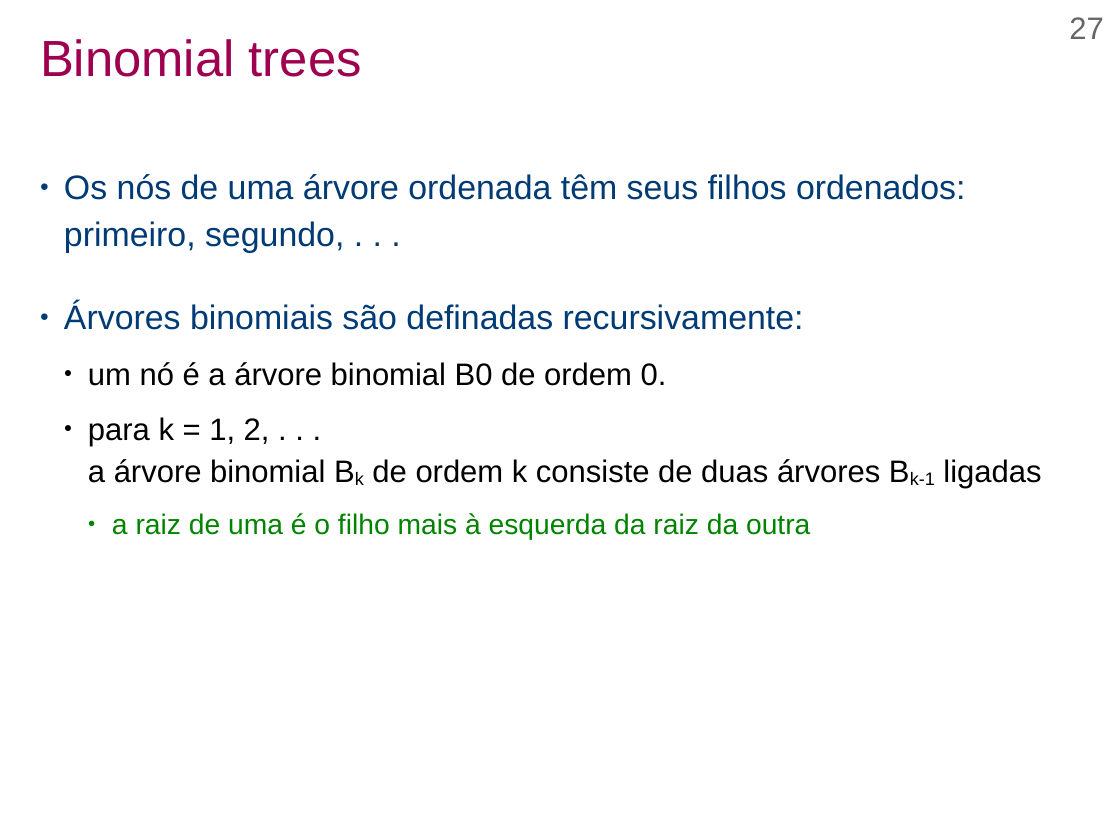
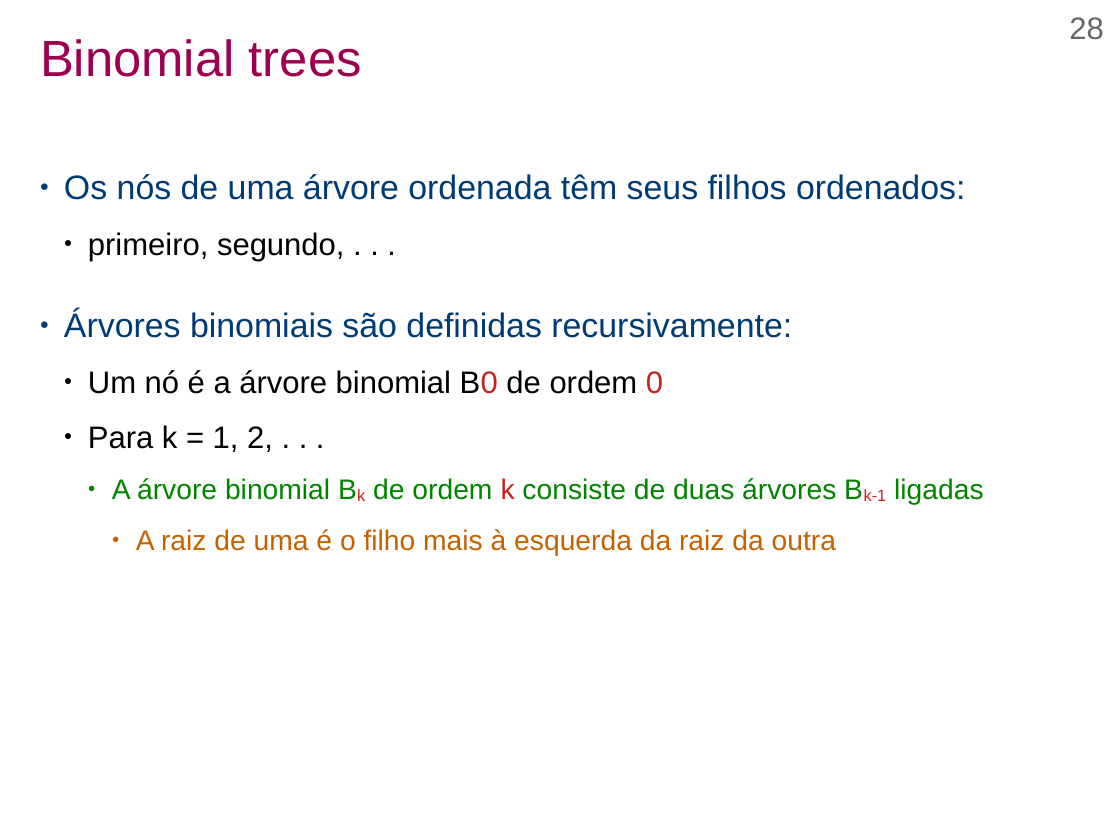
Before and after one commit to efurlanm/teaching, a slide deck: slide 28 of aed/AED-U2S3-Heap.odp (slide 27 before the commit). Drawn at 1120x840 pixels with LibreOffice and Linux fonts; fonts in the diff are those of the drawing. Boxes give left, top, right and bottom in pixels: in the first picture for what was removed or moved away, otherwise in the second. Text is boxed around its words. In the diff, an @@ line names an element or a change of style, - is before the commit and + after.

```diff
--- a/aed/AED-U2S3-Heap.odp
+++ b/aed/AED-U2S3-Heap.odp
@@ page number at (1069, 17, 1103, 40): text changed @@
-27
+28
@@ text at (64, 174, 983, 556): text changed; size 24 to 20 pt @@
-● Os nós de uma árvore ordenada têm seus filhos ordenados: primeiro, segundo, . . .
-● Árvores binomiais são definadas recursivamente:
-  ● um nó é a árvore binomial B0 de ordem 0.
-  ● para k = 1, 2, . . .
-    a árvore binomial Bk de ordem k consiste de duas árvores Bk-1 ligadas
-    ● a raiz de uma é o filho mais à esquerda da raiz da outra
+● Os nós de uma árvore ordenada têm seus filhos ordenados:
+  ● primeiro, segundo, . . .
+● Árvores binomiais são definidas recursivamente:
+  ● Um nó é a árvore binomial B0 de ordem 0
+  ● Para k = 1, 2, . . .
+    ● A árvore binomial Bk de ordem k consiste de duas árvores Bk-1 ligadas
+      ● A raiz de uma é o filho mais à esquerda da raiz da outra
```
Also in this commit, not shown: 20 other slides changed, 4 slides added, 4 slides removed, 3 other files.
